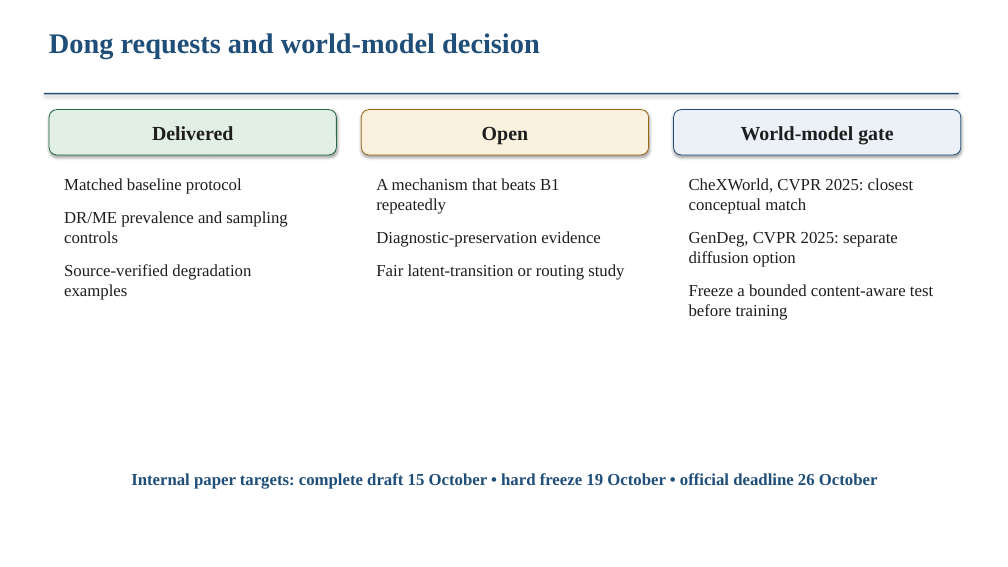
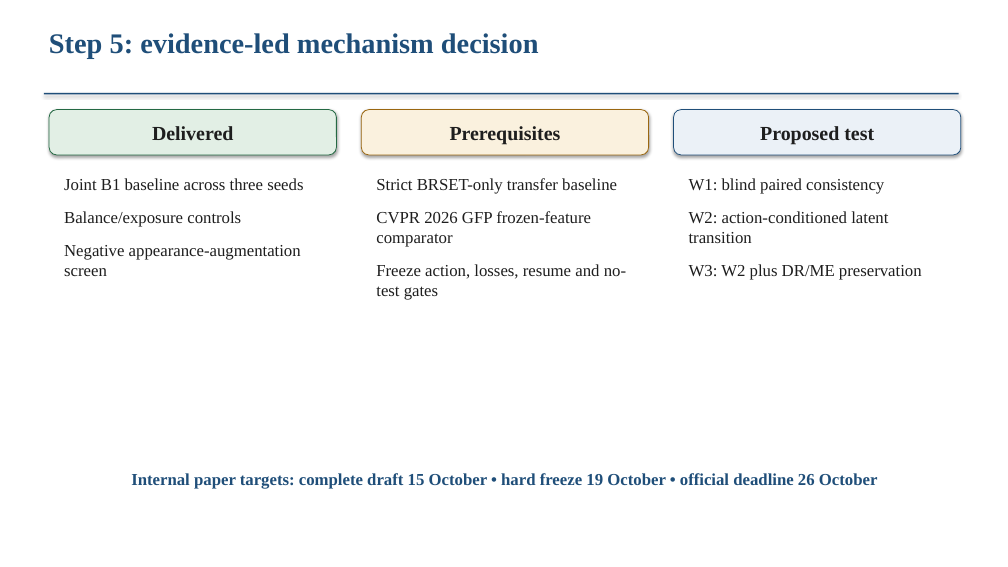
Before and after one commit to Sahith59/brset-convnextv2, a slide deck: slide 9 of research/codex/reports/BRSET_mBRSET_Research_Update.pptx. Drawn at 1008x567 pixels with LibreOffice and Linux fonts; fonts in the diff are those of the drawing. Boxes give left, top, right and bottom in pixels: in the first picture for what was removed or moved away, otherwise in the second. Text is boxed around its words. In the diff, an @@ line names an element or a change of style, - is before the commit and + after.

Commit message:
Freeze evidence-led Step 5 mechanism direction

```diff
--- a/research/codex/reports/BRSET_mBRSET_Research_Update.pptx
+++ b/research/codex/reports/BRSET_mBRSET_Research_Update.pptx
@@ text at box(49, 33, 539, 58): text changed @@
-Dong requests and world-model decision
+Step 5: evidence-led mechanism decision
@@ text in rounded rectangle at box(450, 126, 561, 144): text changed @@
-Open
+Prerequisites
@@ text in rounded rectangle at box(760, 126, 874, 144): text changed @@
-World-model gate
+Proposed test
@@ text at box(64, 178, 303, 276): text changed @@
-Matched baseline protocol
-DR/ME prevalence and sampling controls
-Source-verified degradation examples
+Joint B1 baseline across three seeds
+Balance/exposure controls
+Negative appearance-augmentation screen
@@ text at box(376, 178, 626, 300): text changed @@
-A mechanism that beats B1 repeatedly
-Diagnostic-preservation evidence
-Fair latent-transition or routing study
+Strict BRSET-only transfer baseline
+CVPR 2026 GFP frozen-feature comparator
+Freeze action, losses, resume and no-test gates
@@ text at box(689, 178, 922, 280): text changed @@
-CheXWorld, CVPR 2025: closest conceptual match
-GenDeg, CVPR 2025: separate diffusion option
-Freeze a bounded content-aware test before training
+W1: blind paired consistency
+W2: action-conditioned latent transition
+W3: W2 plus DR/ME preservation
```
Also in this commit, not shown: 1 other slide changed, 10 other files.
